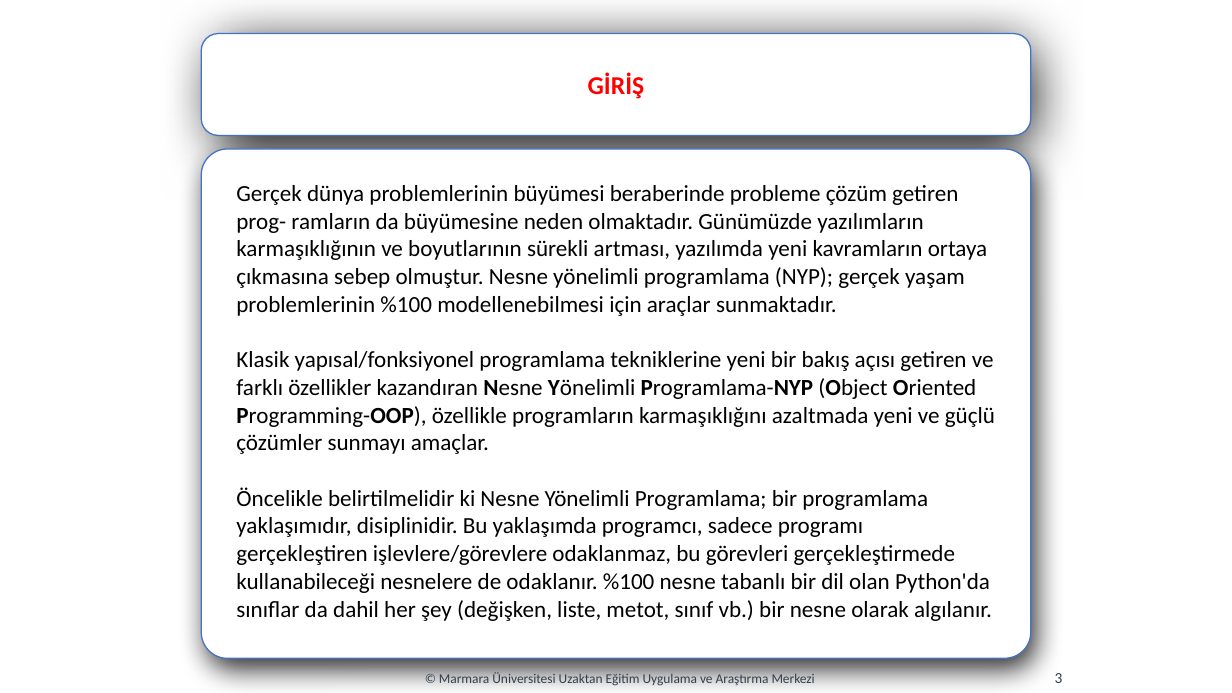
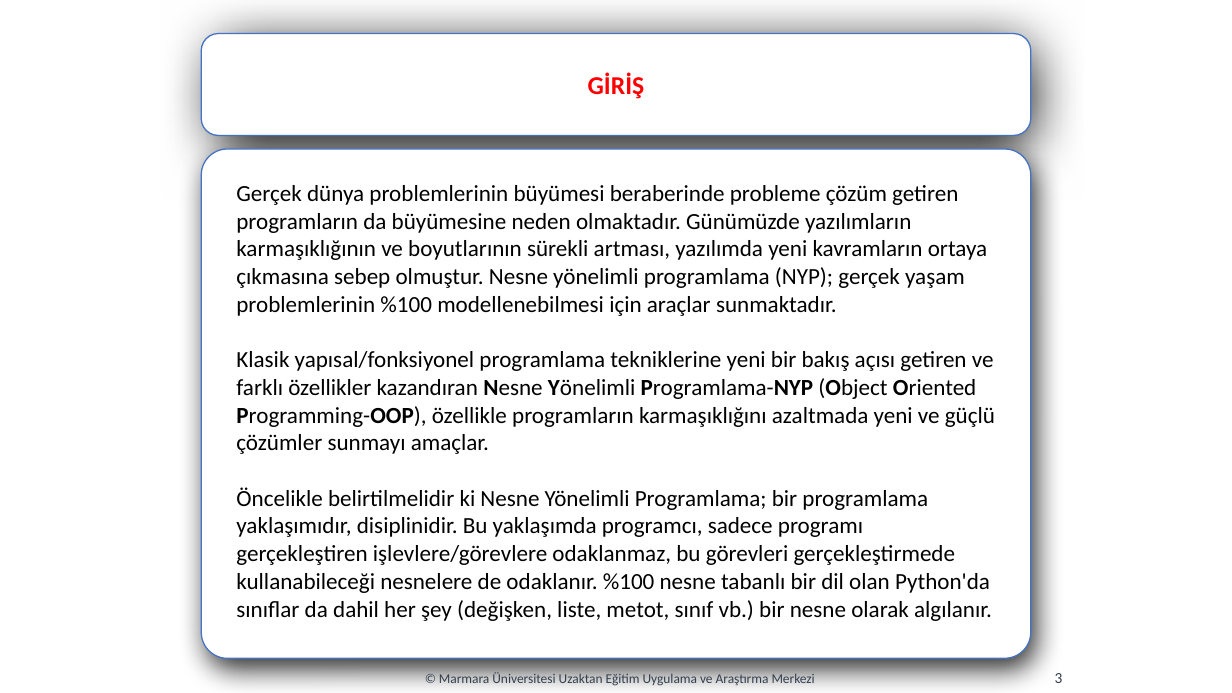
Before and after one commit to codingwithslippers/PythonProject, a slide deck: slide 3 of hafta09/hafta09.pptx. Drawn at 1232x693 pixels with LibreOffice and Linux fonts; fonts in the diff are those of the drawing. Boxes give left, top, right and bottom in pixels: in the first picture for what was removed or moved away, otherwise in the second. Text is boxed around its words. In the diff, an @@ line names an element or a change of style, - is before the commit and + after.

```diff
--- a/hafta09/hafta09.pptx
+++ b/hafta09/hafta09.pptx
@@ text at [236, 185, 987, 316]: text changed @@
-Gerçek dünya problemlerinin büyümesi beraberinde probleme çözüm getiren prog- ramların da büyümesine neden olmaktadır. Günümüzde yazılımların karmaşıklığının ve boyutlarının sürekli artması, yazılımda yeni kavramların ortaya çıkmasına sebep olmuştur. Nesne yönelimli programlama (NYP); gerçek yaşam problemlerinin %100 modellenebilmesi için araçlar sunmaktadır.
+Gerçek dünya problemlerinin büyümesi beraberinde probleme çözüm getiren programların da büyümesine neden olmaktadır. Günümüzde yazılımların karmaşıklığının ve boyutlarının sürekli artması, yazılımda yeni kavramların ortaya çıkmasına sebep olmuştur. Nesne yönelimli programlama (NYP); gerçek yaşam problemlerinin %100 modellenebilmesi için araçlar sunmaktadır.
```
Also in this commit, not shown: 1 other slide changed, 21 other files.
